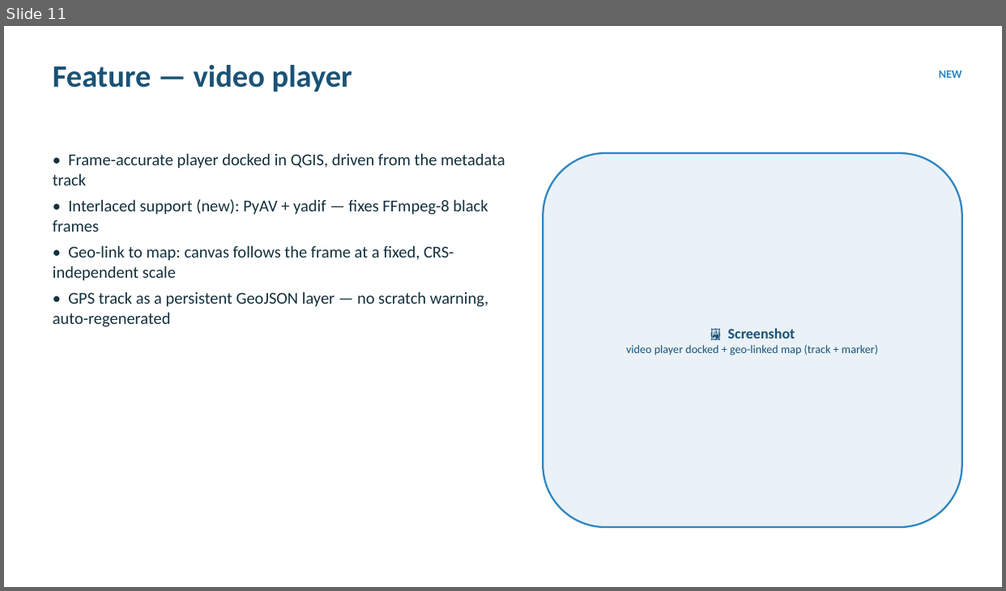
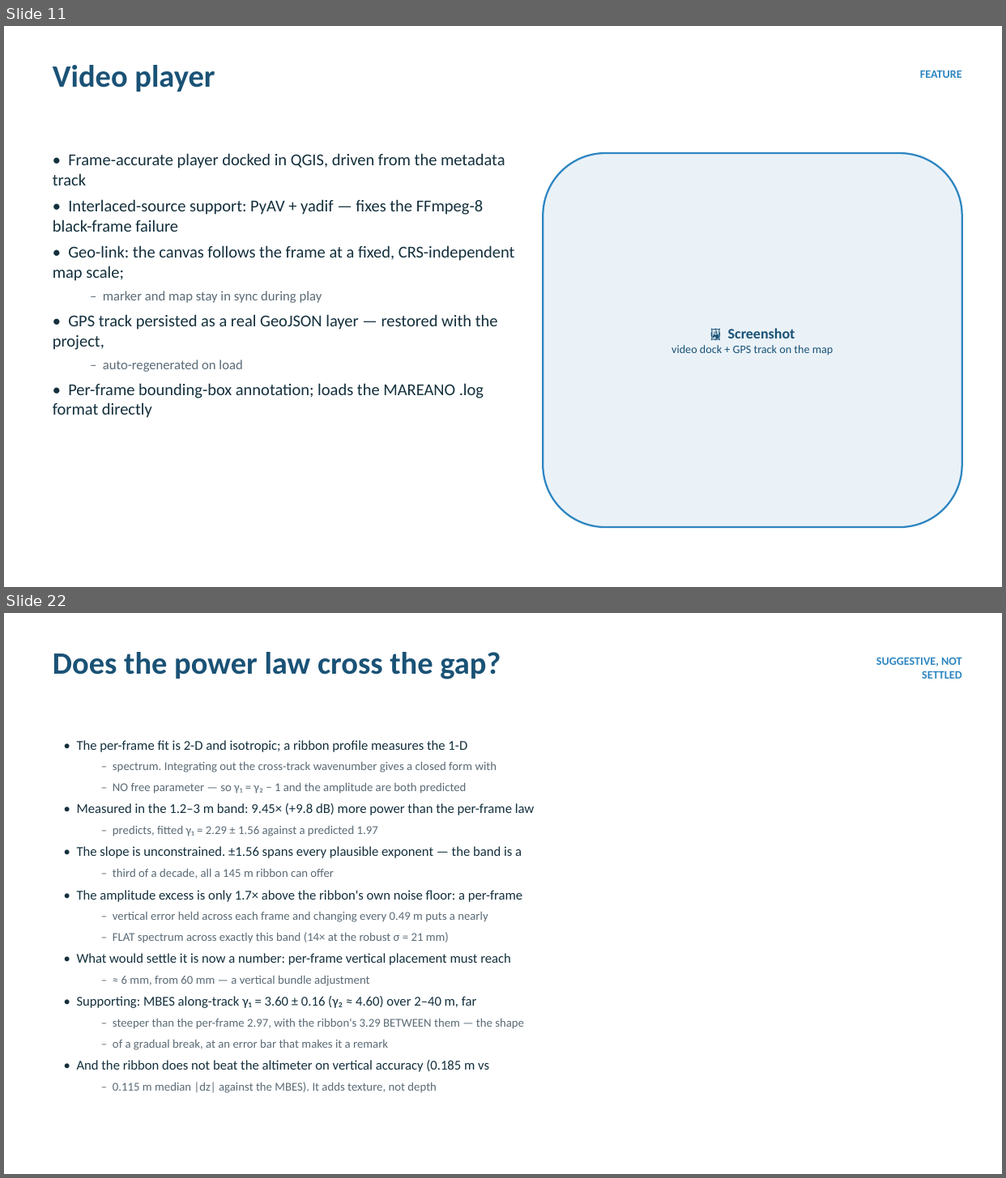
Before and after one commit to epifanio/groundtruther, a slide deck: docs/slides_groundtruther_update_2026.pptx. Shown one above the other, each under a label of ours: slide 11 before the commit, slides 11 and 22 after it; the slides between them are not shown. The pictures are 1006x591 and 1006x1178 pixels, drawn with LibreOffice and Linux fonts; fonts in the diff are those of the drawing. Boxes give left, top, right and bottom in pixels: in the first picture for what was removed or moved away, otherwise in the second. Text is boxed around its words. In the diff, an @@ line names an element or a change of style, - is before the commit and + after.

```diff
--- a/docs/slides_groundtruther_update_2026.pptx
+++ b/docs/slides_groundtruther_update_2026.pptx
@@ slide 22 added at box(4, 613, 1002, 1174), background #FFFFFF @@
@@ text added at box(53, 652, 501, 679), 30 pt, text #1A5276, bold @@
+Does the power law cross the gap?
@@ text added at box(876, 657, 962, 679), 11 pt, text #2E86C1, bold @@
+SUGGESTIVE, NOT SETTLED
@@ text added at box(77, 740, 535, 1093), 11.5 pt, text #5B6B76 @@
+• The per-frame fit is 2-D and isotropic; a ribbon profile measures the 1-D
+  – spectrum. Integrating out the cross-track wavenumber gives a closed form with
+  – NO free parameter — so γ₁ = γ₂ − 1 and the amplitude are both predicted
+• Measured in the 1.2–3 m band: 9.45× (+9.8 dB) more power than the per-frame law
+  – predicts, fitted γ₁ = 2.29 ± 1.56 against a predicted 1.97
+• The slope is unconstrained. ±1.56 spans every plausible exponent — the band is a
+  – third of a decade, all a 145 m ribbon can offer
+• The amplitude excess is only 1.7× above the ribbon's own noise floor: a per-frame
+  – vertical error held across each frame and changing every 0.49 m puts a nearly
+  – FLAT spectrum across exactly this band (14× at the robust σ = 21 mm)
+• What would settle it is now a number: per-frame vertical placement must reach
+  – ≈ 6 mm, from 60 mm — a vertical bundle adjustment
+• Supporting: MBES along-track γ₁ = 3.60 ± 0.16 (γ₂ ≈ 4.60) over 2–40 m, far
+  – steeper than the per-frame 2.97, with the ribbon's 3.29 BETWEEN them — the shape
+  – of a gradual break, at an error bar that makes it a remark
+• And the ribbon does not beat the altimeter on vertical accuracy (0.185 m vs
+  – 0.115 m median |dz| against the MBES). It adds texture, not depth
@@ slide 11 changed as well @@
@@ text at box(53, 65, 215, 92): text changed @@
-Feature — video player
+Video player
@@ text at box(920, 71, 962, 78): text changed @@
-NEW
+FEATURE
@@ text at box(53, 199, 515, 418): text changed @@
-• Interlaced support (new): PyAV + yadif — fixes FFmpeg-8 black frames
-• Geo-link to map: canvas follows the frame at a fixed, CRS-independent scale
-• GPS track as a persistent GeoJSON layer — no scratch warning, auto-regenerated
+• Interlaced-source support: PyAV + yadif — fixes the FFmpeg-8 black-frame failure
+• Geo-link: the canvas follows the frame at a fixed, CRS-independent map scale;
+  – marker and map stay in sync during play
+• GPS track persisted as a real GeoJSON layer — restored with the project,
+  – auto-regenerated on load
+• Per-frame bounding-box annotation; loads the MAREANO .log format directly
@@ text in rounded rectangle at box(671, 345, 833, 356): text changed @@
-video player docked + geo-linked map (track + marker)
+video dock + GPS track on the map
```
Also in this commit, not shown: 13 other slides changed, 16 other slides added, 7 slides removed, 3 other files.
